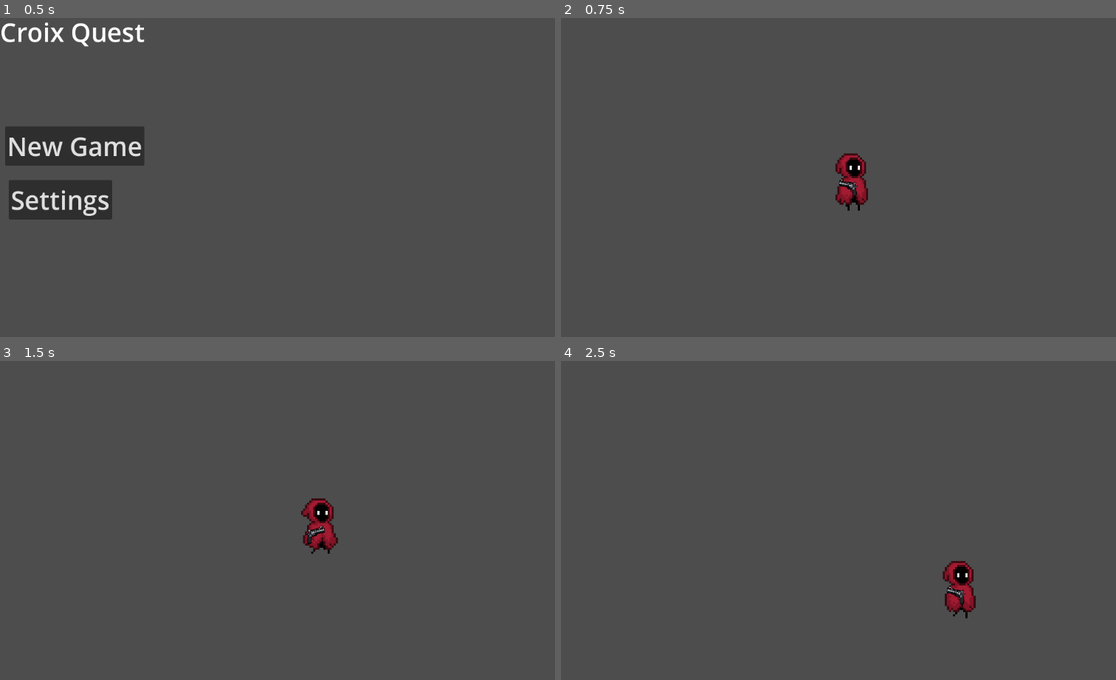
Above: before the commit, frames 1-4 (two rows, left to right).
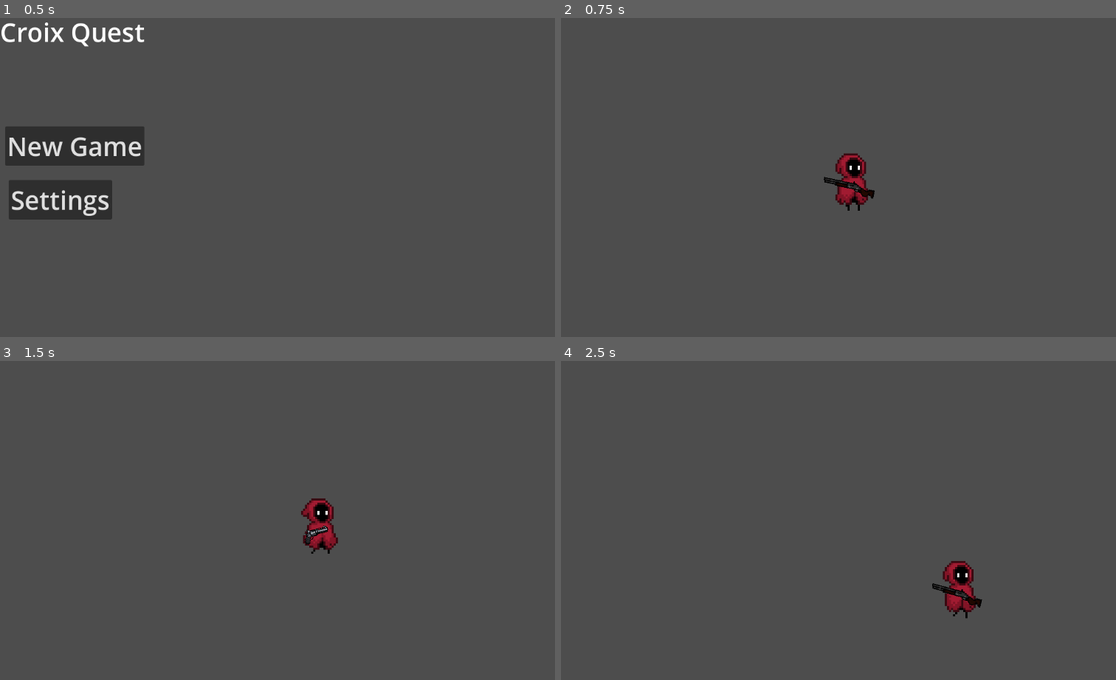
Above: after the commit, the same moments.

Repository: cyan-wolf/croix-quest
Game: Godot game, scene res://ui/menus/main_menu.tscn
Two runs of this game, one before a commit and one after it. Both use one fixed random seed, a clock stepped at 60 frames per second and the inputs below.
Inputs (mouse positions are in pixels of both pictures, inside the frame that each line leads up to):
- Up to frame 1 (0.5 s): no input
- Up to frame 2 (0.75 s): click "New Game" at 0.5 s
- Up to frame 3 (1.5 s): move the mouse to (421, 507) at 1.27 s; hold D (move_right) from 1.28 s (still down); right-click (421, 507) at 1.35 s
- Up to frame 4 (2.5 s): move the mouse to (738, 539) at 2.02 s; release D (move_right) at 2.03 s; hold S (move_down) from 2.03 s (still down); click (738, 539) at 2.1 s; right-click (738, 539) at 2.3 s

Frame 1 is identical in both runs. In frame 2, 0.2% of the frame differs, in the area x 47-57%, y 49-57%; in frame 3, less than 0.1%; in frame 4, 0.2%.

Commit message:
Better Weapon Switch System + Shotty sprite

Diff:
--- a/player/Weapon.gd
+++ b/player/Weapon.gd
@@ -1,6 +1,6 @@
 extends Node2D
 
-var weapon_type := "Gun"
+var weapon_type := "Shotgun"
 var _bullet_speed: float = 1000.0
 var _bullet_scene := preload("res://weapons/scenes/Bullet1.tscn")
 
@@ -19,6 +19,20 @@
 
 	if Input.is_action_just_pressed("Shoot"):
 		_fire(weapon_type)
+
+	if Input.is_action_just_pressed("Test"):
+		if weapon_type == "Shotgun":
+			weapon_type = "Gun"
+		else:
+			weapon_type = "Shotgun"
+
+	match weapon_type: #change texture of weapon depending on the weapon
+		"Gun":
+			$Sprite2D.texture = load("res://weapons/sprites/Pistol/pistol.png")
+			$Sprite2D.scale = Vector2(0.3, 0.3)
+		"Shotgun":
+			$Sprite2D.texture = load("res://weapons/sprites/Shotgun/Shotgun.png")
+			$Sprite2D.scale = Vector2(0.5, 0.5)
 
 
 func _fire(weapon_type): #Maybe change parameters for different _bullet_scene types?
--- a/player/player.tscn
+++ b/player/player.tscn
@@ -333,7 +333,7 @@
 
 [node name="Sprite2D" type="Sprite2D" parent="Weapon"]
 position = Vector2(-1, 1)
-scale = Vector2(0.234375, 0.3125)
+scale = Vector2(0.3, 0.3)
 texture = ExtResource("5_sqf7h")
 
 [connection signal="timeout" from="RunCountdown" to="." method="_on_timer_timeout"]
--- a/project.godot
+++ b/project.godot
@@ -64,6 +64,11 @@
 "events": [Object(InputEventKey,"resource_local_to_scene":false,"resource_name":"","device":-1,"window_id":0,"alt_press …(183 unchanged characters)…
 ]
 }
+Test={
+"deadzone": 0.5,
+"events": [Object(InputEventMouseButton,"resource_local_to_scene":false,"resource_name":"","device":-1,"window_id":0,"alt_pressed":false,"shift_pressed":false,"ctrl_pressed":false,"meta_pressed":false,"button_mask":2,"position":Vector2(119, 16),"global_position":Vector2(123, 59),"factor":1.0,"button_index":2,"pressed":true,"double_click":false,"script":null)
+]
+}
 
 [layer_names]
 
Binary file added: weapons/sprites/Shotgun/Shotgun.png
Not shown, added: weapons/sprites/Shotgun/Shotgun.png.import
